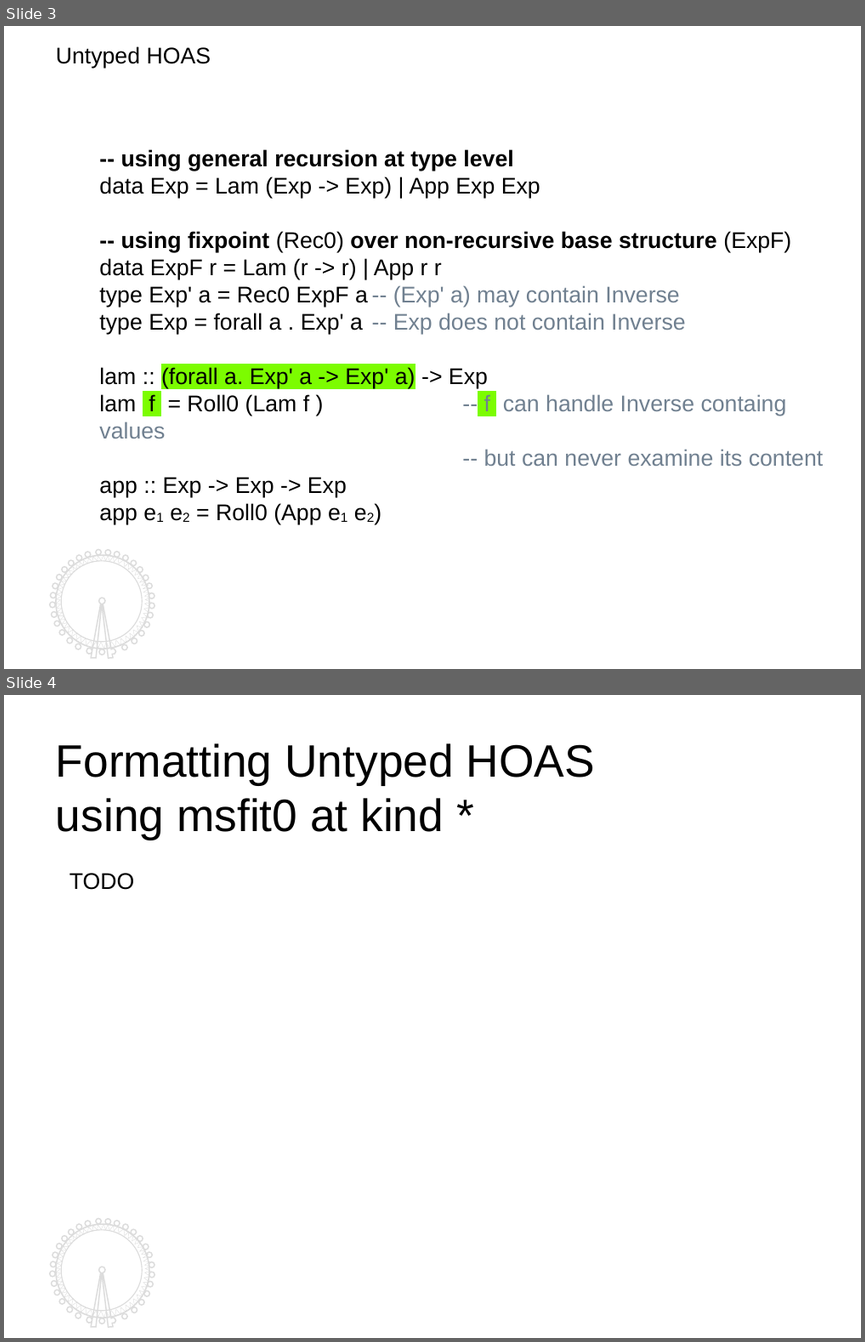
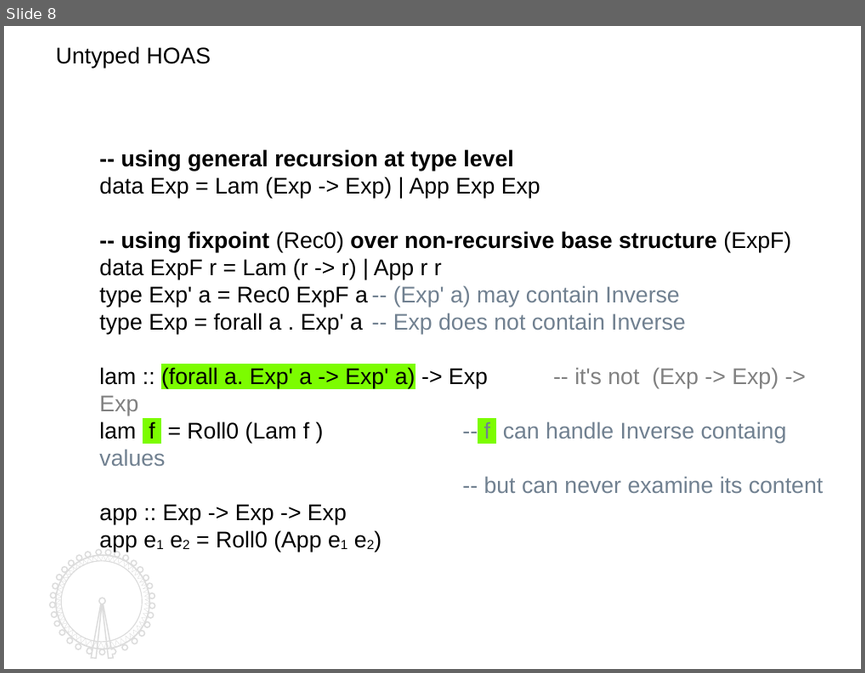
Before and after one commit to kyagrd/naxPapers, a slide deck: draft/TYPES13/ppt/myslide.odp. Shown one above the other, each under a label of ours: slides 3 and 4 before the commit, slide 8 after it. The pictures are 865x1342 and 865x673 pixels, drawn with LibreOffice and Linux fonts; fonts in the diff are those of the drawing. Boxes give left, top, right and bottom in pixels: in the first picture for what was removed or moved away, otherwise in the second. Text is boxed around its words. In the diff, an @@ line names an element or a change of style, - is before the commit and + after.

```diff
--- a/draft/TYPES13/ppt/myslide.odp
+++ b/draft/TYPES13/ppt/myslide.odp
@@ slide 4 removed at box(4, 695, 861, 1338), background #FFFFFF; not listed: 4 template elements that a slide beside it also shows @@
@@ text removed at box(56, 743, 595, 839) @@
-Formatting Untyped HOAS
-using msfit0 at kind *
@@ text removed at box(69, 873, 134, 890) @@
-TODO
@@ what was slide 3 is now slide 8 @@
@@ slide 8 changed as well @@
@@ text at box(99, 367, 778, 415): text changed @@
-lam :: (forall a. Exp' a -> Exp' a) -> Exp
+lam :: (forall a. Exp' a -> Exp' a) -> Exp -- it's not (Exp -> Exp) -> Exp
@@ freeform shape at box(49, 550, 154, 658): outline redrawn @@
```
Also in this commit, not shown: 6 other slides changed, 7 slides added, 1 other slide removed, 3 other files.
